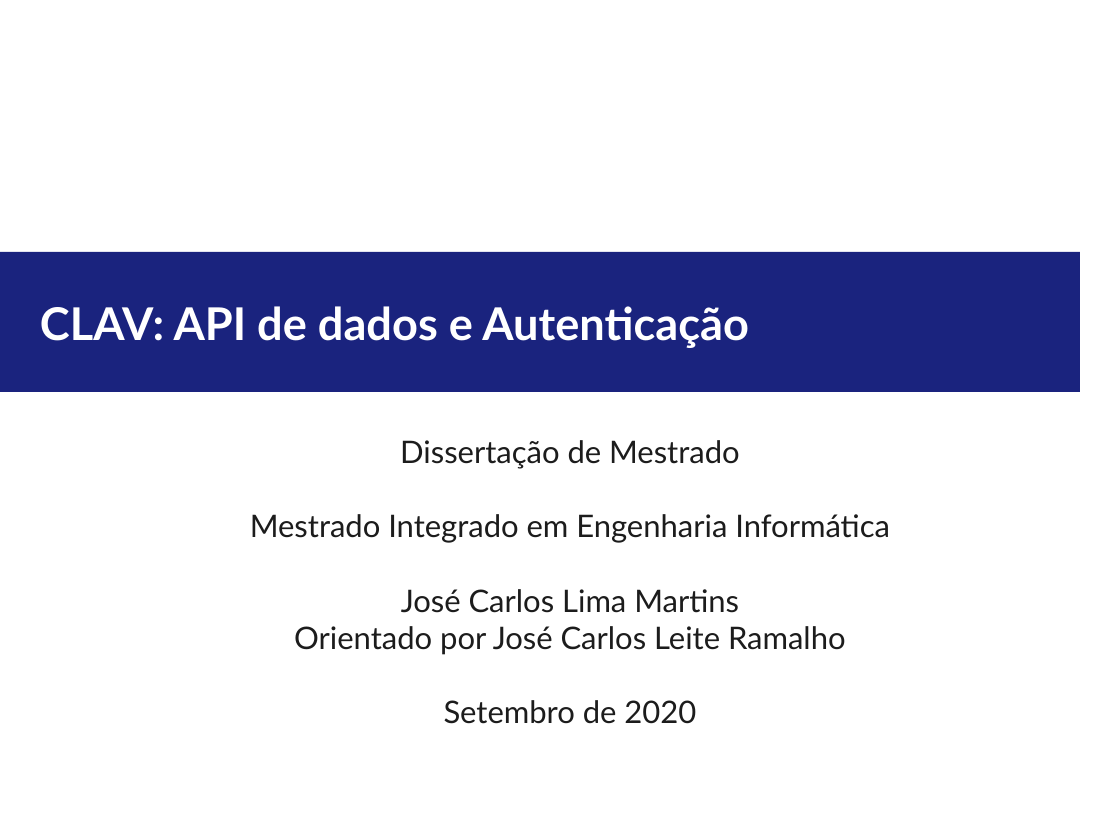
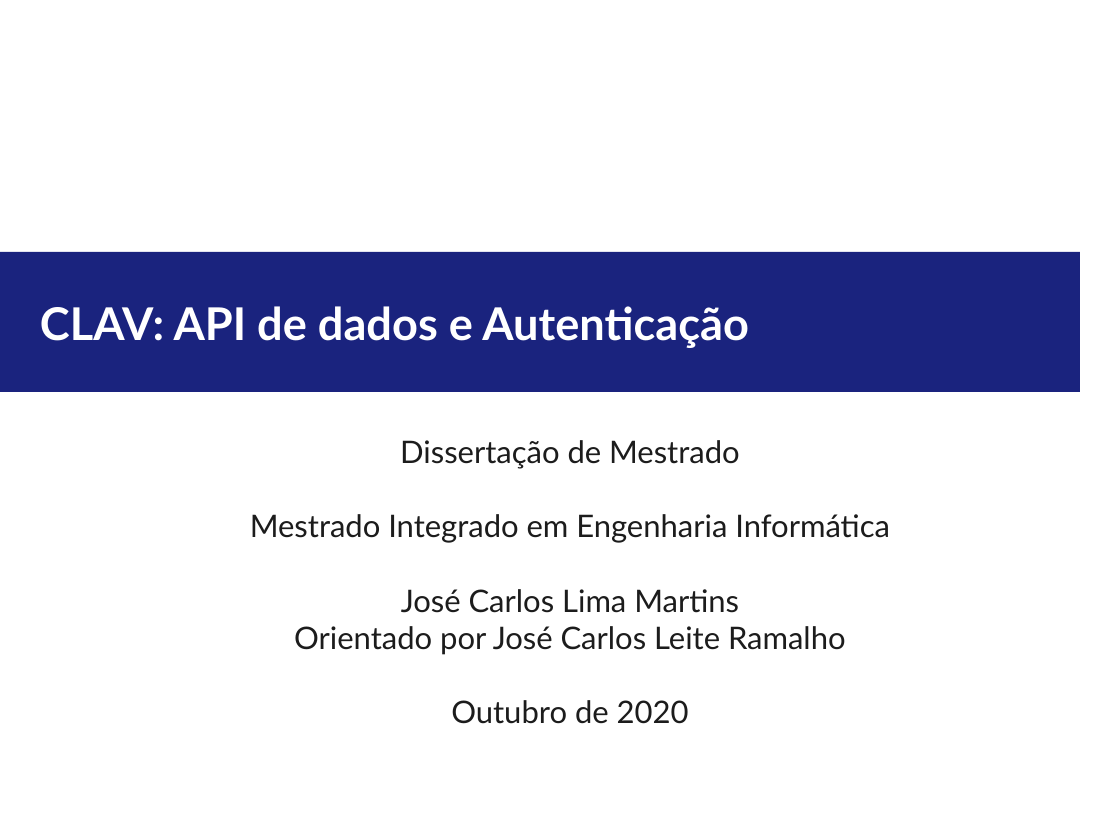
Before and after one commit to jcm300/masters_dissertation, a slide deck: slide 15 of defesa_Tese/ap_tese.odp. Drawn at 1120x840 pixels with LibreOffice and Linux fonts; fonts in the diff are those of the drawing. Boxes give left, top, right and bottom in pixels: in the first picture for what was removed or moved away, otherwise in the second. Text is boxed around its words. In the diff, an @@ line names an element or a change of style, - is before the commit and + after.

Commit message:
More fixes in AP

```diff
--- a/defesa_Tese/ap_tese.odp
+++ b/defesa_Tese/ap_tese.odp
@@ subtitle at <box>451,700,689,724</box>: text changed @@
-Setembro de 2020
+Outubro de 2020
```
Also in this commit, not shown: 1 other slide changed.
